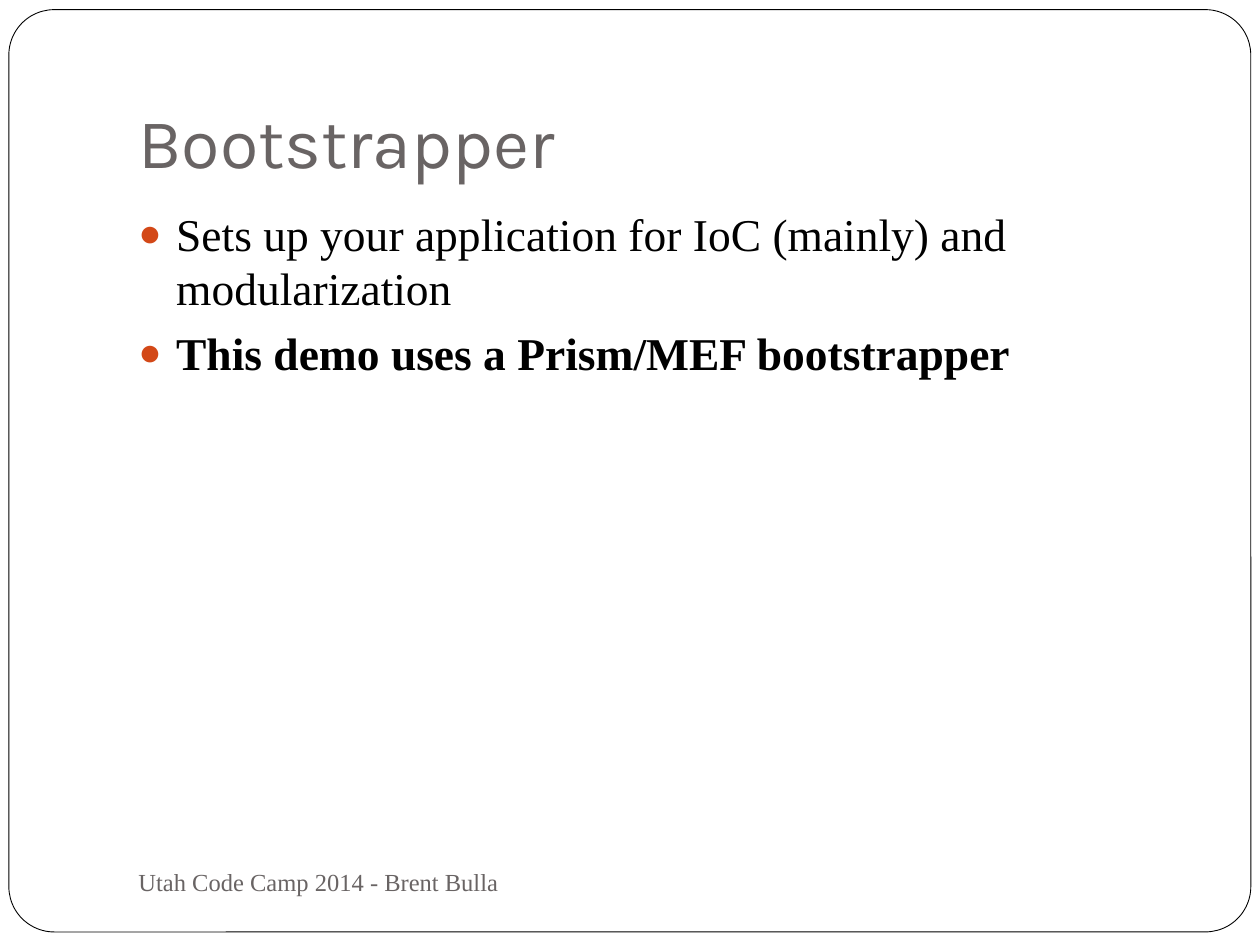
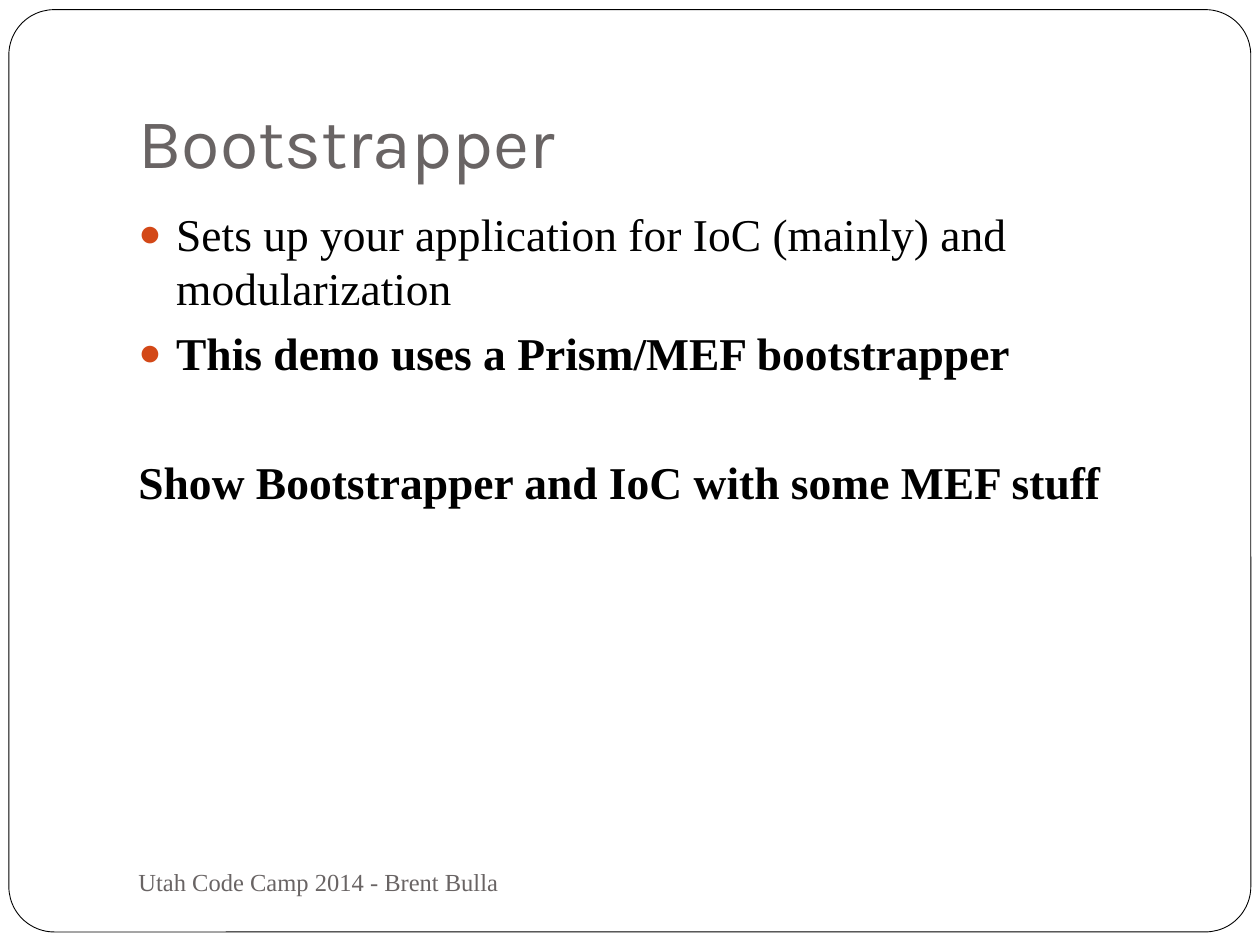
Before and after one commit to outbred/mvvmtwitterdemo, a slide deck: slide 14 of Applied MVVM.pptm (slide 15 before the commit). Drawn at 1260x945 pixels with LibreOffice and Linux fonts; fonts in the diff are those of the drawing. Boxes give left, top, right and bottom in pixels: in the first picture for what was removed or moved away, otherwise in the second. Text is boxed around its words. In the diff, an @@ line names an element or a change of style, - is before the commit and + after.

```diff
--- a/Applied MVVM.pptm
+++ b/Applied MVVM.pptm
@@ text at bbox=[138, 467, 1100, 508]: paragraph added @@
+Show Bootstrapper and IoC with some MEF stuff
```
Also in this commit, not shown: 6 other slides changed, 3 other files.
